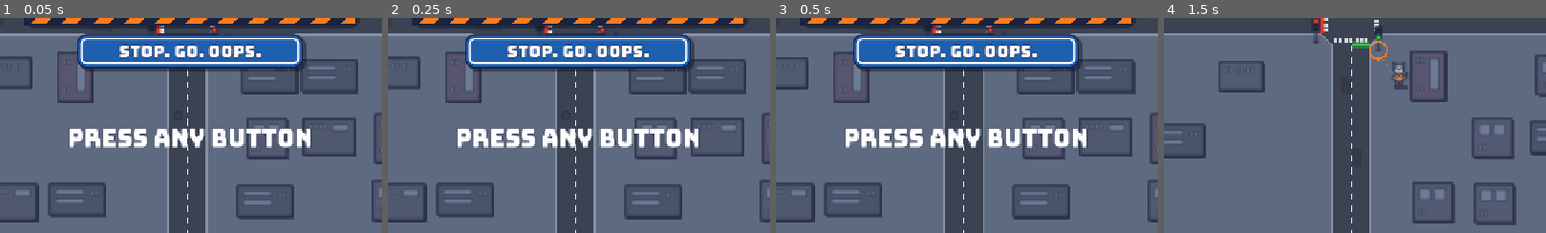
Above: before the commit, frames 1-4 (left to right).
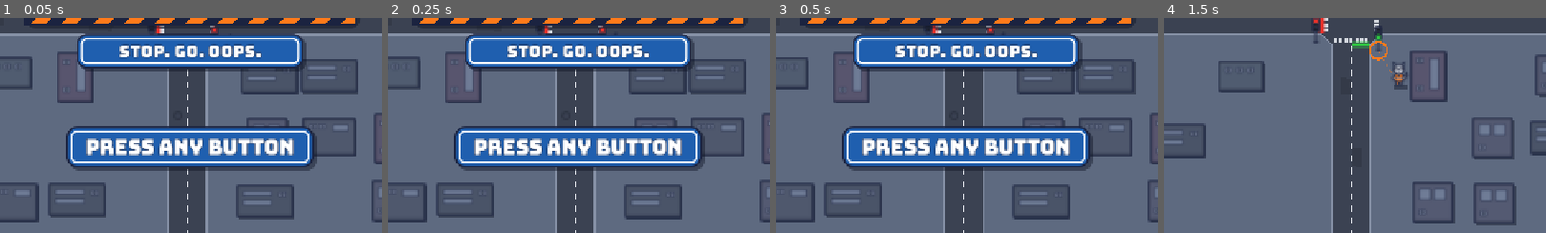
Above: after the commit, the same moments.

Repository: klusignolo/Fender-Bandit
Game: Godot game, scene res://main/main.tscn
The game is run twice, just before and just after one commit, with the same random seed, the same clock (stepped at 60 frames per second) and the same inputs.
Inputs:
- Up to frame 1 (0.05 s): no input
- Up to frame 2 (0.25 s): no input
- Up to frame 3 (0.5 s): no input
- Up to frame 4 (1.5 s): tap Enter (ui_accept) at 0.5, 0.77, 1.25 s; hold D (move_right) 0.53-1.28 s; hold X (dash) 0.53-1.28 s; hold S (move_down) from 1.28 s (still down); tap J (switch) at 1.35 s
The pictures show only the part of the screen within x 25-75%, y 50-100%; the shares and areas given below are measured in that part.

The runs differ from the first frame. In frame 1, 13% of the frame differs, in the area x 17-83%, y 50-72%; in frame 2, 13%; in frame 3, 13%; in frame 4, nothing differs.

Commit message:
UI pass review fixes: prompt sign, badge caps, knobs (#42)
PRESS ANY BUTTON sits on its own sign, so every word is on a sign but the
logo lockup. NEW badges get wider square barricade caps and an explicit
flag. Sign aliases Art's ink and shadow and gains baseline(); Card.text
takes an outline. Title and screen knobs and the OFL position documented.

Co-Authored-By: Claude Opus 5.5 <noreply@anthropic.com>

Diff:
--- a/game/main/card.gd
+++ b/game/main/card.gd
@@ -8,6 +8,7 @@
 const INK := Sign.INK
 const MUTED := Color(1, 1, 1, 0.6)
 const HINT_SIZE := 16
+const PROMPT_SIZE := 34
 const MIN_TEXT := 16  # px: the smallest words on any screen, readable at 1280×720 on the cabinet
 
 ## A word or line of text measure() found: its box, size, and whether it may sit off the signs.
@@ -86,9 +87,18 @@
 	text_at(s, inner.end - Vector2(text_width(s, HINT_SIZE) + 10, 10), HINT_SIZE, MUTED)
 
 
+## "PRESS ANY BUTTON" on a little sign of its own centred on `centre`, its words lit while `lit`.
+func prompt(centre: Vector2, lit: bool) -> void:
+	var s := "PRESS ANY BUTTON"
+	var size := Vector2(text_width(s, PROMPT_SIZE) + 64.0, PROMPT_SIZE + 34.0)
+	frame(Rect2(centre - size / 2.0, size))
+	if lit:
+		text(s, Vector2(centre.x, Sign.baseline(centre.y, PROMPT_SIZE)), PROMPT_SIZE)
+
+
 ## Outlined text with its baseline centred on `centre`. A `loose` line may sit off the signs.
-func text(s: String, centre: Vector2, size: int, colour := Color.WHITE, loose := false) -> void:
-	text_at(s, centre - Vector2(text_width(s, size) / 2.0, 0), size, colour, loose)
+func text(s: String, centre: Vector2, size: int, colour := Color.WHITE, loose := false, outline := Sign.OUTLINE) -> void:
+	text_at(s, centre - Vector2(text_width(s, size) / 2.0, 0), size, colour, loose, outline)
 
 
 ## Outlined text starting at `at`, on its baseline.
--- a/game/main/controls_card.gd
+++ b/game/main/controls_card.gd
@@ -67,7 +67,7 @@
 			continue
 		circle(c, BUTTON_R + 3.0, INK)
 		circle(c, BUTTON_R, BUTTON)
-		text_at(LETTERS[at], c + Vector2(-text_width(LETTERS[at], LETTER_SIZE) / 2.0, LETTER_SIZE * Sign.CAP / 2.0), LETTER_SIZE, INK, false, 0)
+		text(LETTERS[at], Vector2(c.x, Sign.baseline(c.y, LETTER_SIZE)), LETTER_SIZE, INK, false, 0)
 		text(job, c + Vector2(0, BUTTON_R + 24), 18)
 	text("START: pause", Vector2(box.position.x + 150, box.end.y - 34), 20)
 
--- a/game/main/pause_menu.gd
+++ b/game/main/pause_menu.gd
@@ -43,7 +43,7 @@
 		var s := row_text(i as Row)
 		if i == row:  # the chosen row: a white sign within the sign, in sign blue
 			plate(Rect2(box.position.x + 40, y - 36, box.size.x - 80, 48), Color.WHITE)
-			text_at(s, Vector2(mid - text_width(s, 28) / 2.0, y), 28, Sign.BLUE, false, 0)
+			text(s, Vector2(mid, y), 28, Sign.BLUE, false, 0)
 		else:
 			text(s, Vector2(mid, y), 28, MUTED)
 	text("SWITCH: choose   START: resume", Vector2(mid, box.end.y - 22), HINT_SIZE, MUTED)
--- a/game/main/scores_screen.gd
+++ b/game/main/scores_screen.gd
@@ -45,5 +45,5 @@
 		y += ROW
 	if not _attract:
 		hint(box, "SWITCH: continue")
-	elif blink(_clock, TitleScreen.BLINK):
-		text("PRESS ANY BUTTON", Vector2(mid, minf(box.end.y + 60, view().y - 20)), 40, Color.WHITE, true)
+	else:
+		prompt(Vector2(mid, minf(box.end.y + 52.0, view().y - 40.0)), blink(_clock, TitleScreen.BLINK))
--- a/game/main/sign.gd
+++ b/game/main/sign.gd
@@ -6,12 +6,12 @@
 
 const FONT := preload("res://art/fonts/Bungee-Regular.ttf")
 const BLUE := Color("#1F5FAF")  # `sign_blue`
-const INK := Color("#1B2340")  # `ink`
+const INK := Art.INK  # `ink`
 const ORANGE := Color("#FF7A1A")  # `raccoon_orange`: Raccoon moments only
-const SHADOW := Color("#0E1424", 0.45)  # `shadow`
+const SHADOW := Art.SHADOW  # `shadow`
 const RADIUS := 16  # px: a sign's corner
 const EDGE := 3  # px of ink around a sign
-const INSET := 7.0  # px from a sign's edge to its white rule...
+const INSET := 7  # px from a sign's edge to its white rule...
 const RULE := 3  # ...and the rule's width
 const DROP := Vector2(5, 5)  # px a sign's shadow falls down-right, light from the top-left
 const STRIPE := 26.0  # px across one construction stripe
@@ -20,7 +20,7 @@
 const TAIL := 0.15  # how far a comma or Q drops below the baseline, in ems
 
 static var _face := _box(BLUE, INK, EDGE, RADIUS)
-static var _rule := _box(Color.TRANSPARENT, Color.WHITE, RULE, RADIUS - int(INSET))
+static var _rule := _box(Color.TRANSPARENT, Color.WHITE, RULE, RADIUS - INSET)
 static var _drop := _box(SHADOW, Color.TRANSPARENT, 0, RADIUS)
 static var _plate := _box(Color.WHITE, Color.TRANSPARENT, 0, 8)
 
@@ -84,3 +84,8 @@
 ## The box `s` inks with its baseline at `at`: Bungee is all capitals, so from cap height to a comma's tail.
 static func text_rect(s: String, at: Vector2, size: int) -> Rect2:
 	return Rect2(at.x, at.y - CAP * size, width(s, size), (CAP + TAIL) * size)
+
+
+## The baseline that centres a line of `size` px capitals on `centre_y`.
+static func baseline(centre_y: float, size: int) -> float:
+	return centre_y + size * CAP / 2.0
--- a/game/main/tally_card.gd
+++ b/game/main/tally_card.gd
@@ -9,19 +9,19 @@
 const WIDTH := 600.0
 const GAP := 26.0  # px between lines
 const BADGE_PAD := 10.0  # px round a NEW line, to its navy plate's edge...
-const BADGE_CAP := 26.0  # ...and px of striped barricade cap at each end
+const BADGE_CAP := 44.0  # ...and px of striped barricade cap at each end
 
-var _lines: Array[Array] = []  # [text, font size]
+var _lines: Array[Array] = []  # [text, font size, whether it's a NEW badge]
 var _shown := 0.0
 var _skip := false  # A was pressed since the last tick
 
 
 func _init(stage: int, cars_through: int, score_gained: int, news: PackedStringArray) -> void:
-	_lines.append(["STAGE %d CLEARED" % stage, 34])
-	_lines.append(["Cars through   %d" % cars_through, 24])
-	_lines.append(["Score   +%d" % score_gained, 24])
+	_lines.append(["STAGE %d CLEARED" % stage, 34, false])
+	_lines.append(["Cars through   %d" % cars_through, 24, false])
+	_lines.append(["Score   +%d" % score_gained, 24, false])
 	for n in news:
-		_lines.append(["NEW: %s!" % n, 24])
+		_lines.append(["NEW: %s!" % n, 24, true])
 
 
 func _physics_process(delta: float) -> void:  # in ticks, like the simulation, so a seeded run repeats exactly
@@ -46,11 +46,11 @@
 	var y := box.position.y + 58.0
 	for l in _lines:
 		var s: String = l[0]
-		if s.begins_with("NEW"):  # a Raccoon moment: the "NEW: …" badge in construction stripes
+		if l[2]:  # a Raccoon moment: the "NEW: …" badge in construction stripes
 			var w := text_width(s, l[1]) + 2.0 * (BADGE_PAD + BADGE_CAP)
 			var badge := Rect2(mid - w / 2.0, y - l[1] * Sign.CAP - BADGE_PAD, w, l[1] * Sign.CAP + 2.0 * BADGE_PAD)
 			stripe(badge)
-			plate(badge.grow_individual(-BADGE_CAP, -3.0, -BADGE_CAP, -3.0), INK)
+			bar(badge.grow_individual(-BADGE_CAP, -3.0, -BADGE_CAP, -3.0), INK)  # square, so the caps end clean
 		text(s, Vector2(mid, y), l[1])
 		y += l[1] + GAP
 	hint(box, "SWITCH: skip")
--- a/game/main/title_screen.gd
+++ b/game/main/title_screen.gd
@@ -1,7 +1,7 @@
 class_name TitleScreen
 extends Card
-## The Attract title (#35, #42, #19 story 1) over the autopilot's Run: the logo lockup, then a blinking
-## "PRESS ANY BUTTON". The logo is FENDER over BANDIT on a navy plate framed in construction stripes (a Raccoon
+## The Attract title (#35, #42, #19 story 1) over the autopilot's Run: the logo lockup, then a blinking "PRESS ANY
+## BUTTON" on its own sign. The logo is FENDER over BANDIT on a navy plate framed in construction stripes (a Raccoon
 ## moment), the Raccoon peeking over its top edge, and "STOP. GO. OOPS." on a little blue sign hung under it.
 
 const BLINK := 1.2  # seconds per blink of the prompt: on for the first two thirds
@@ -42,6 +42,5 @@
 		circle(paw, 10.0, FUR)
 	var tag := Rect2(Vector2(mid - TAG.x / 2.0, board.end.y + 14.0), TAG)
 	frame(tag)
-	text("STOP. GO. OOPS.", Vector2(mid, tag.get_center().y + TAG_SIZE * Sign.CAP / 2.0), TAG_SIZE)
-	if blink(_clock, BLINK):
-		text("PRESS ANY BUTTON", Vector2(v.x / 2.0, v.y * 0.8), 40, Color.WHITE, true)
+	text("STOP. GO. OOPS.", Vector2(mid, Sign.baseline(tag.get_center().y, TAG_SIZE)), TAG_SIZE)
+	prompt(Vector2(v.x / 2.0, v.y * 0.8), blink(_clock, BLINK))
--- a/game/test/test_ui.gd
+++ b/game/test/test_ui.gd
@@ -33,9 +33,9 @@
 		"scores": ScoresScreen.new(table, 0),
 		"scores, attract": ScoresScreen.new(table, -1, true),
 	}
-	for n in news:  # each news line, alone and as the longest card
+	for n in news:  # each news line alone, then two: a stage debuts one feature at most, and may grow a crossing too
 		out["tally, %s" % n] = TallyCard.new(99, 9999, LONG_SCORE, PackedStringArray([n]))
-	out["tally, all news"] = TallyCard.new(99, 9999, LONG_SCORE, news.slice(0, 2))
+	out["tally, two news"] = TallyCard.new(99, 9999, LONG_SCORE, PackedStringArray([Stages.NAMES[Stages.Feature.ODD_JUNCTIONS], Stages.GROW_NAME]))
 	return out
 
 
--- a/game/world/hud_strip.gd
+++ b/game/world/hud_strip.gd
@@ -34,7 +34,7 @@
 
 
 static func _baseline() -> float:
-	return (HEIGHT - Sign.INSET) / 2.0 + TEXT_SIZE * Sign.CAP / 2.0
+	return Sign.baseline((HEIGHT - Sign.INSET) / 2.0, TEXT_SIZE)
 
 
 func _process(_delta: float) -> void:
Not shown, changed: docs/sprites.md
Not shown, changed: docs/tuning.md
